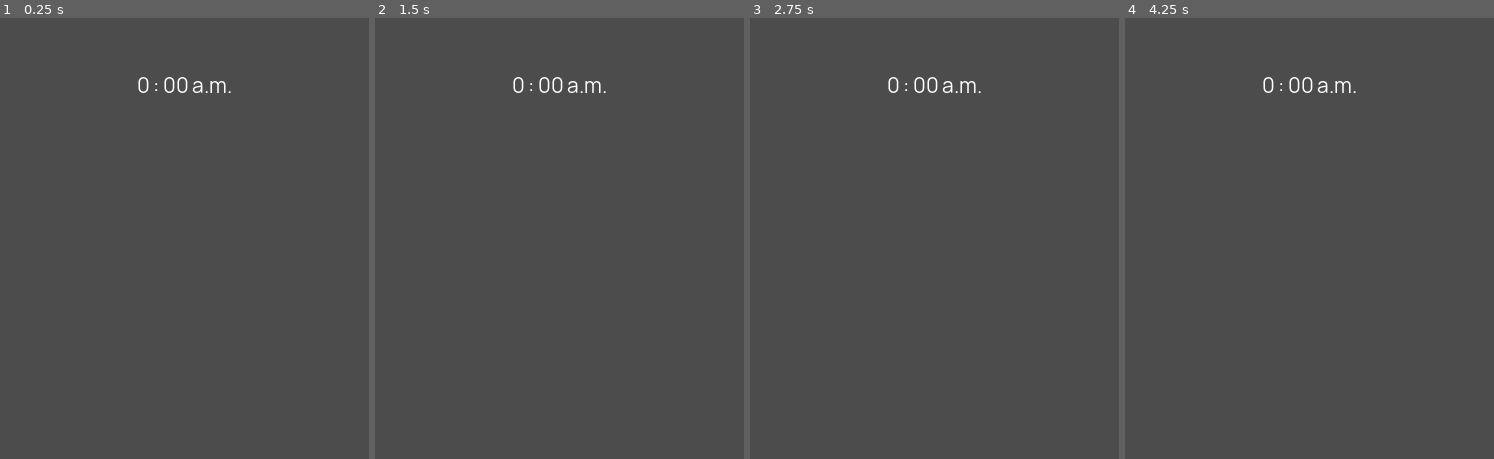
Above: before the commit, frames 1-4 (left to right).
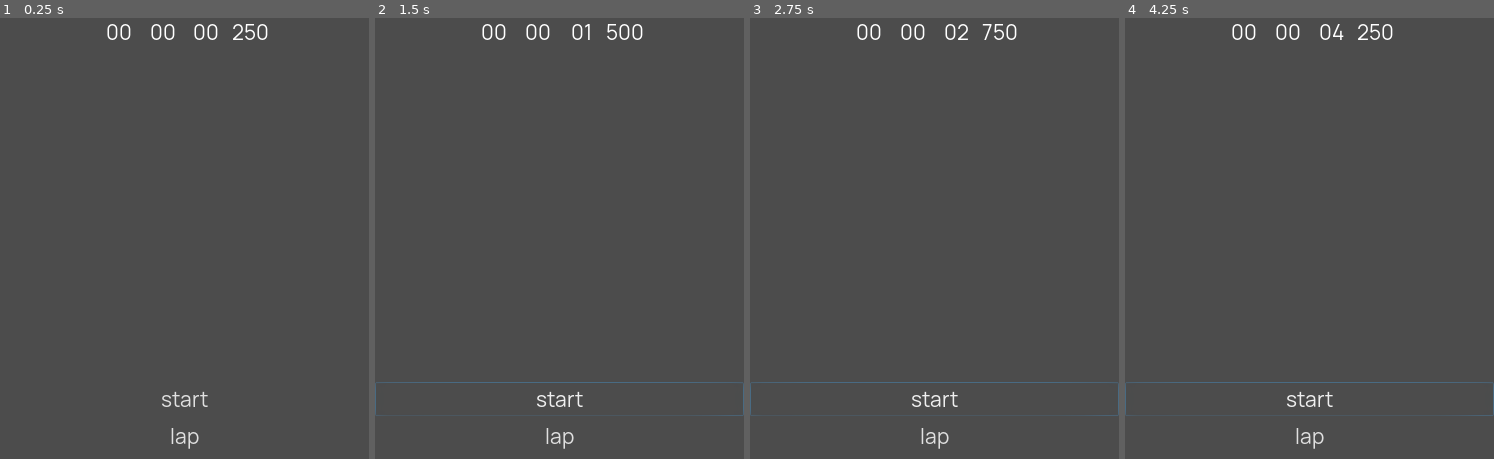
Above: after the commit, the same moments.

Repository: mrwm/clock
Game: Godot game, scene res://Stopwatch.tscn
Two runs of this game, one before a commit and one after it. Both use one fixed random seed, a clock stepped at 60 frames per second and the inputs below. This scene is started directly instead of the project's main scene.
Inputs (mouse positions are in pixels of both pictures, inside the frame that each line leads up to):
- Up to frame 1 (0.25 s): no input
- Up to frame 2 (1.5 s): click (559, 436) at 0.5 s, where only the run after the commit has a clickable "lap"; click (559, 397) at 1.25 s, where only the run after the commit has a clickable "start"
- Up to frame 3 (2.75 s): click (934, 397) at 2 s, where only the run after the commit has a clickable "start"
- Up to frame 4 (4.25 s): click (1309, 436) at 2.75 s, where only the run after the commit has a clickable "lap"; click (1309, 397) at 3.5 s, where only the run after the commit has a clickable "start"

The runs differ from the first frame. In frame 1, 1.1% of the frame differs, in the area x 28-73%, y 1-98%; in frame 2, 1.3%; in frame 3, 1.3%; in frame 4, 1.3%, in the area x 0-100%, y 1-98%.

Commit message:
update stopwatch and move clock to its own scene

Diff:
--- a/Main.gd
+++ b/Main.gd
@@ -7,7 +7,7 @@
 #var TimerScene : PackedScene = load("res://Timer.tscn")
 #var StopwatchScene : PackedScene = load("res://Stopwatch.tscn")
 
-#
+# only load the screen once
 var isSceneLoaded = false
 
 # Called when the node enters the scene tree for the first time.
--- a/Menu.gd
+++ b/Menu.gd
@@ -1,9 +1,10 @@
 extends Control
 
 # Declare member variables here. Examples:
-onready var settingsBtn = $"VBoxContainer/SettingsBtn";
-onready var secondToggle = $"VBoxContainer/SecondToggle";
-onready var use24Toggle = $"VBoxContainer/Use24Toggle";
+onready var menuList = $"MenuList"
+var settingsBtn := Button.new()
+var secondToggle := CheckButton.new();
+var use24Toggle := CheckButton.new();
 
 var menuPostion = null
 var menuSize = null
@@ -11,16 +12,48 @@
 
 # Called when the node enters the scene tree for the first time.
 func _ready():
+  # Settings button
+  settingsBtn.name = "SettingsBtn";
+  settingsBtn.text = "settings";
+  settingsBtn.align = Button.ALIGN_LEFT;
+  settingsBtn.flat = true;
+  settingsBtn.toggle_mode = true;
+  settingsBtn.connect("toggled", self, "_on_SettingsBtn_toggled");
+  menuList.add_child(settingsBtn);
+
+  # Padding label
+  var paddingLabel1 := Label.new();
+  paddingLabel1.name = "SettingsPad1";
+  menuList.add_child(paddingLabel1);
+
+  # Second toggle
+  secondToggle.name = "SecondToggle";
+  secondToggle.text = "show seconds";
+  secondToggle.align = Button.ALIGN_LEFT;
+  secondToggle.connect("toggled", self,"_on_SecondToggle_toggled");
+  menuList.add_child(secondToggle);
+
+  # 24 Hour toggle
+  use24Toggle.name = "Use24Toggle";
+  use24Toggle.text = "use 24HR clock";
+  use24Toggle.align = Button.ALIGN_LEFT;
+  use24Toggle.connect("toggled", self,"_on_User24Toggle_toggled");
+  menuList.add_child(use24Toggle);
+
+  # Padding label
+  var paddingLabel2 := Label.new();
+  paddingLabel2.name = "SettingsPad2";
+  menuList.add_child(paddingLabel2);
+
+  # Menu settings
   menuPostion = self.rect_position;
-  use24Toggle.connect("toggled", self,"_on_User24Toggle_toggled");
-  settingsBtn.connect("toggled", self,"_on_SettingsBtn_toggled");
-
+  #settingsBtn.connect("toggled", self,"_on_SettingsBtn_toggled");
   # Hide the menu except for the settings button
   menuSize = self.rect_size;
-  for i in $VBoxContainer.get_child_count():
-    menuHide += $VBoxContainer.get_child(i).rect_size.y;
+  for i in $MenuList.get_child_count():
+    menuHide += $MenuList.get_child(i).rect_size.y;
     pass
-  menuHide = menuHide - ($VBoxContainer.get_child(0).rect_size.y + $VBoxContainer.get_child(0).rect_size.y);
+  menuHide = menuHide - ($MenuList.get_child(0).rect_size.y + $MenuList.get_child(0).rect_size.y);
   pass # Replace with function body.
 
 
@@ -28,7 +61,7 @@
 #
 # -[x] Make the settings button slide up & reveal more info when pressed
 # -[x] Make the menu slide up when a slide-up gesture is detected
-# -[ ] Make the menu entries via code, instead of manual
+# -[x] Make the menu entries via code, instead of manual
 # -[ ] Load different parts of the menu depending on the current scene
 #
 
--- a/Menu.tscn
+++ b/Menu.tscn
@@ -7,46 +7,9 @@
 anchor_bottom = 1.0
 script = ExtResource( 1 )
 
-[node name="VBoxContainer" type="VBoxContainer" parent="."]
+[node name="MenuList" type="VBoxContainer" parent="."]
 anchor_top = 0.5
 anchor_right = 1.0
 anchor_bottom = 1.0
 rect_pivot_offset = Vector2( -2255, -1241 )
 alignment = 2
-
-[node name="SettingsBtn" type="Button" parent="VBoxContainer"]
-margin_top = 649.0
-margin_right = 1080.0
-margin_bottom = 750.0
-toggle_mode = true
-text = "settings"
-flat = true
-align = 0
-
-[node name="Label" type="Label" parent="VBoxContainer"]
-margin_top = 758.0
-margin_right = 1080.0
-margin_bottom = 847.0
-size_flags_horizontal = 3
-
-[node name="SecondToggle" type="CheckButton" parent="VBoxContainer"]
-margin_top = 855.0
-margin_right = 1080.0
-margin_bottom = 960.0
-size_flags_horizontal = 3
-text = "show seconds"
-
-[node name="Use24Toggle" type="CheckButton" parent="VBoxContainer"]
-margin_top = 968.0
-margin_right = 1080.0
-margin_bottom = 1073.0
-size_flags_horizontal = 3
-text = "use 24HR clock"
-
-[node name="touchpos" type="Label" parent="VBoxContainer"]
-margin_top = 1081.0
-margin_right = 1080.0
-margin_bottom = 1170.0
-size_flags_horizontal = 3
-
-[connection signal="toggled" from="VBoxContainer/SecondToggle" to="." method="_on_SecondToggle_toggled"]
--- a/Stopwatch.gd
+++ b/Stopwatch.gd
@@ -1,63 +1,83 @@
 extends Control
 
 # Variables
-var timeValue = 0;
+var isRunning = false;
+var logged = {
+  hour = 0,
+  minute = 0,
+  second = 0,
+  milsec = 0
+  }
 
-onready var ampm = $"VBoxContainer/CenterContainer/TimeSplit/ampm";
-onready var hour = $"VBoxContainer/CenterContainer/TimeSplit/Hour";
-onready var minute = $"VBoxContainer/CenterContainer/TimeSplit/Minute";
-onready var second = $"VBoxContainer/CenterContainer/TimeSplit/Second";
+onready var hourLabel = $"VBoxContainer/CenterContainer/TimeSplit/Hour";
+onready var minuteLabel = $"VBoxContainer/CenterContainer/TimeSplit/Minute";
+onready var secondLabel = $"VBoxContainer/CenterContainer/TimeSplit/Second";
+onready var milsecLabel = $"VBoxContainer/CenterContainer/TimeSplit/milsecLabel";
+
+var timer := Timer.new()
 
 # Called when the node enters the scene tree for the first time.
 func _ready():
+  # Countdown timer for counting up
+  timer.autostart = true;
+  timer.wait_time = 1;
+  timer.name = "Timer"
+  timer.connect("timeout", self, "_on_Timeout")
+  add_child(timer)
+
+
   Variables.currentScene = Variables.CurrentSceneIs.STOPWATCH
 
+  hourLabel.rect_min_size = Vector2(120,0);
+  minuteLabel.rect_min_size = Vector2(120,0);
+  secondLabel.rect_min_size = Vector2(120,0);
+  milsecLabel.rect_min_size = Vector2(120,0);
+
   #print(Engine.time_scale) #How fast we want the program to run
-  ampm.set_text("")
-  second.set_text("")
+  #milsecLabel.visible = false;
   pass
 
 # Called every frame. 'delta' is the elapsed time since the previous frame.
-func _process(delta):
-  timeValue += delta;
-  var fps = Performance.get_monitor(Performance.TIME_FPS)
-  var milSecDelta = fmod(timeValue, fps);
+func _process(_delta):
+  var systemMs = 1 - timer.time_left
+  systemMs = float(str(systemMs).left(5))*1000
 
-  var isAM = true;
-  var currentHour = 0;
-  var currentMinute = 0;
-  var currentSecond = 0;
-  var currentMilsec = 0;
+  logged.milsec = systemMs
 
-  ampm.visible = false;
-  second.visible = false;
+  # Pad numbers with a leading zero if the number is less than 10
+  # Convert variable to string, then check if it is 2 digits long
+  if len(str(logged.hour)) < 2:
+    logged.hour = str("0") + str(logged.hour);
+  if len(str(logged.minute)) < 2:
+    logged.minute = str("0") + str(logged.minute);
+  if len(str(logged.second)) < 2:
+    logged.second = str("0") + str(logged.second);
+  elif len(str(logged.milsec)) < 3:
+    logged.milsec = str("0") + str(logged.milsec);
 
-  if (currentHour > 12):
-    isAM = false;
-    # Toggle between 24 and 12 hour clocks
-    if (!Variables.use24hour):
-      currentHour = currentHour - 12;
-      ampm.visible = true;
+  # Set the text
+  hourLabel.set_text(str(logged.hour));
+  minuteLabel.set_text(str(logged.minute));
+  secondLabel.set_text(str(logged.second));
+  milsecLabel.set_text(str(logged.milsec));
 
-  # Pad numbers less than 10 with a leading zero
-  if currentMinute < 10:
-    currentMinute = str("0") + str(currentMinute)
-  if currentSecond < 10:
-    currentSecond = str("0") + str(currentSecond)
+  pass
 
-  if (Variables.showSeconds):
-    second.visible = true;
-    second.set_text(": " + str(currentSecond))
-  if (!Variables.use24hour):
-    if (isAM):
-      ampm.set_text("a.m.")
-      ampm.visible = true;
-    else:
-      ampm.set_text("p.m.")
-      ampm.visible = true;
-  else:
-    pass
+func update_time(time):
 
-  hour.set_text(str(currentHour));
-  minute.set_text(": " + str(currentMinute));
+  var updatedTime = time;
+
+  updatedTime.second = int(updatedTime.second) + 1
+
+  if int(updatedTime.second) > 59:
+    updatedTime.minute = int(updatedTime.minute) + 1;
+    updatedTime.second = 0;
+  if int(updatedTime.minute) > 59:
+    updatedTime.hour = int(updatedTime.hour) + 1;
+    updatedTime.minute = 0;
+
+  return updatedTime;
+
+func _on_Timeout():
+  update_time(logged)
   pass
--- a/Stopwatch.tscn
+++ b/Stopwatch.tscn
@@ -14,15 +14,15 @@
 
 [node name="CenterContainer" type="CenterContainer" parent="VBoxContainer"]
 margin_right = 1080.0
-margin_bottom = 2340.0
+margin_bottom = 2025.0
 size_flags_horizontal = 3
 size_flags_vertical = 3
 
 [node name="TimeSplit" type="HBoxContainer" parent="VBoxContainer/CenterContainer"]
 margin_left = 367.0
-margin_top = 1125.0
+margin_top = 968.0
 margin_right = 713.0
-margin_bottom = 1214.0
+margin_bottom = 1057.0
 size_flags_horizontal = 3
 size_flags_vertical = 3
 
@@ -55,7 +55,7 @@
 align = 1
 valign = 1
 
-[node name="ampm" type="Label" parent="VBoxContainer/CenterContainer/TimeSplit"]
+[node name="milsecLabel" type="Label" parent="VBoxContainer/CenterContainer/TimeSplit"]
 margin_left = 298.0
 margin_right = 346.0
 margin_bottom = 89.0
@@ -64,3 +64,22 @@
 text = "..."
 align = 1
 valign = 1
+
+[node name="ToggleStart" type="Button" parent="VBoxContainer"]
+margin_top = 2033.0
+margin_right = 1080.0
+margin_bottom = 2134.0
+text = "start"
+flat = true
+
+[node name="LapBtn" type="Button" parent="VBoxContainer"]
+margin_top = 2142.0
+margin_right = 1080.0
+margin_bottom = 2243.0
+text = "lap"
+flat = true
+
+[node name="LapBtn2" type="Label" parent="VBoxContainer"]
+margin_top = 2251.0
+margin_right = 1080.0
+margin_bottom = 2340.0
